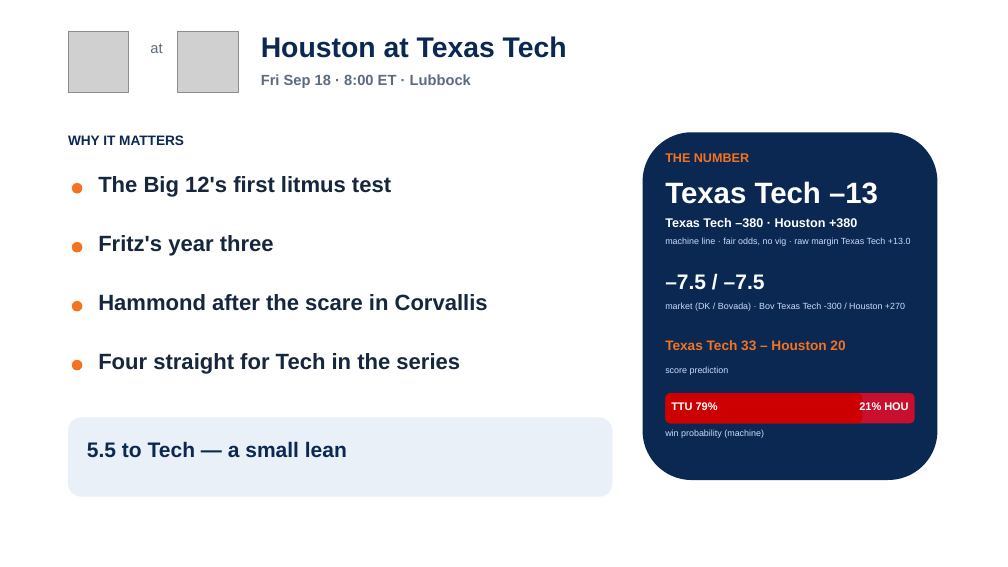
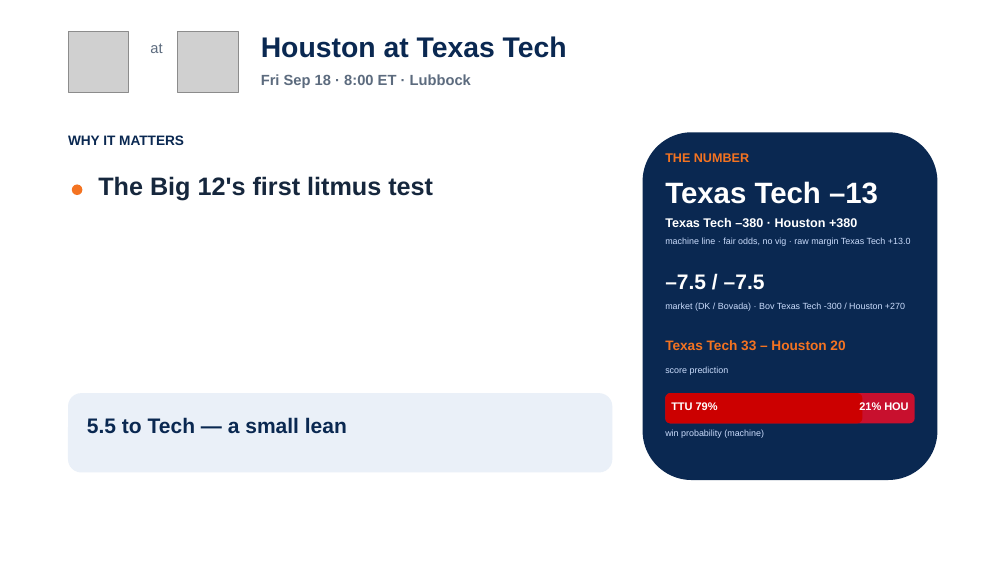
Before and after one commit to lucasalvarezflorida-lab/ncaa-fbs-analytics, a slide deck: slide 6 of decks/2026_Week3_Episode4.pptx. Drawn at 1008x567 pixels with LibreOffice and Linux fonts; fonts in the diff are those of the drawing; grey boxes stand for pictures. Boxes give left, top, right and bottom in pixels: in the first picture for what was removed or moved away, otherwise in the second. Text is boxed around its words. In the diff, an @@ line names an element or a change of style, - is before the commit and + after.

```diff
--- a/decks/2026_Week3_Episode4.pptx
+++ b/decks/2026_Week3_Episode4.pptx
@@ text "The Big 12's first litmus ..." at box(98, 176, 433, 200): size 21 to 24 pt @@
@@ text removed at box(98, 235, 274, 256) @@
-Fritz's year three
@@ ellipse removed at box(72, 242, 82, 253) @@
@@ text removed at box(98, 294, 488, 311) @@
-Hammond after the scare in Corvallis
@@ ellipse removed at box(72, 301, 82, 312) @@
@@ text removed at box(98, 353, 460, 374) @@
-Four straight for Tech in the series
@@ ellipse removed at box(72, 360, 82, 371) @@
@@ rounded rectangle: place and size @@
-rounded rectangle at box(68, 417, 613, 497)
+rounded rectangle at box(68, 393, 613, 473)
@@ text "5.5 to Tech — a ...": place and size @@
-text "5.5 to Tech — a ..." at box(87, 441, 347, 458)
+text "5.5 to Tech — a ..." at box(87, 417, 347, 434)
```
Also in this commit, not shown: 14 other slides changed, 2 other files.
